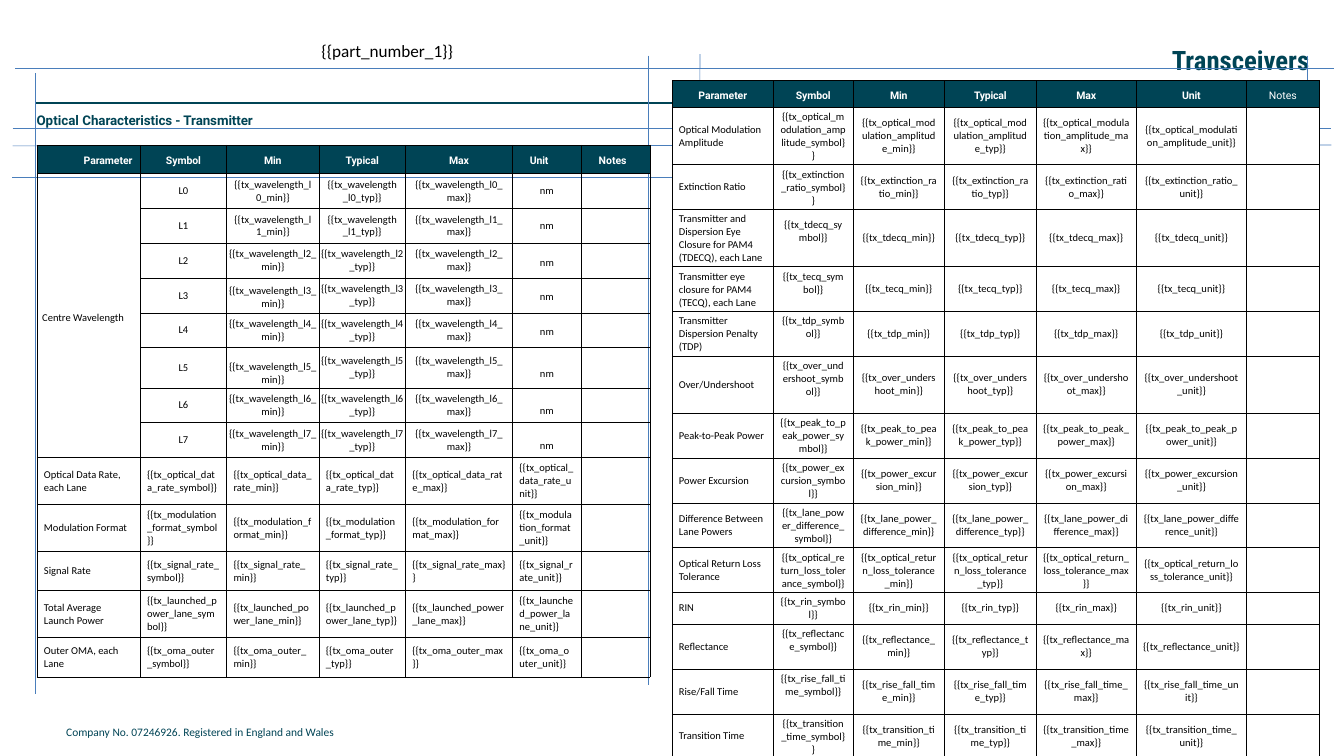
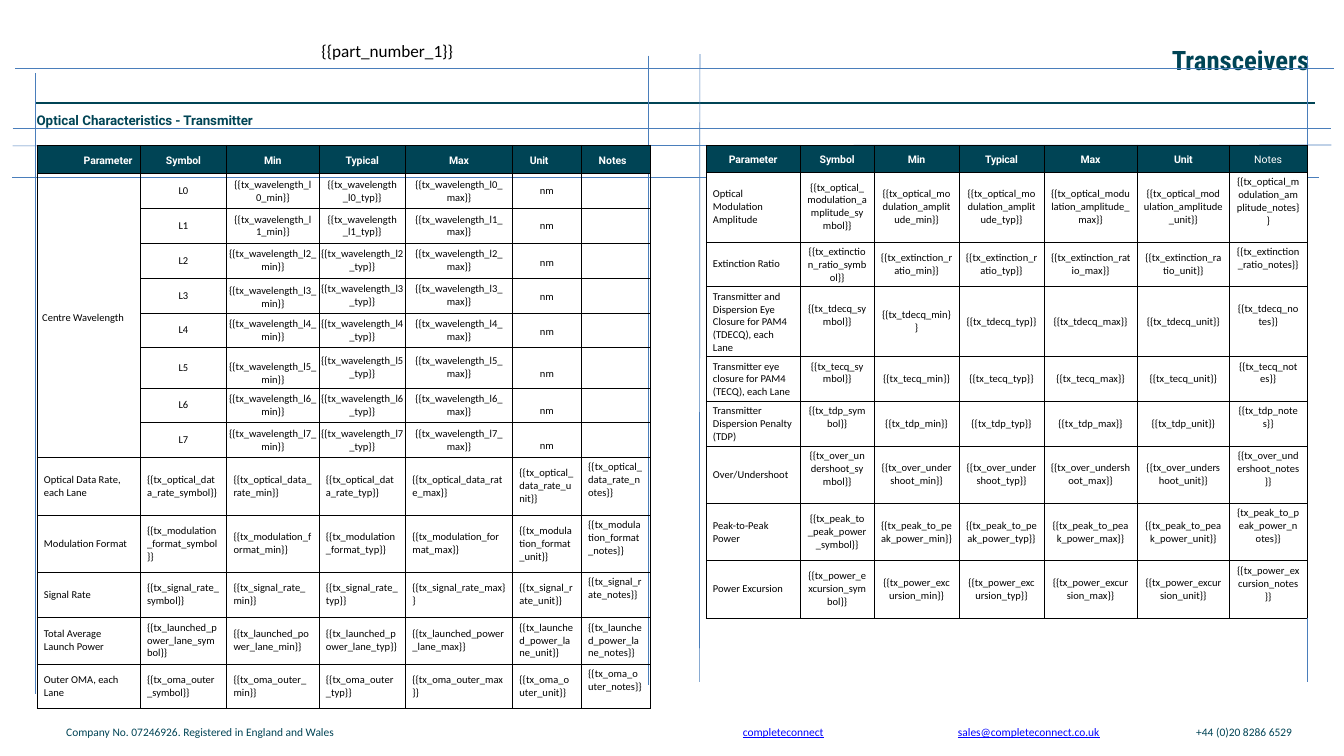
Before and after one commit to Sofiavenizelos/pptx-filler, a slide deck: slide 5 of template.pptx. Drawn at 1344x756 pixels with LibreOffice and Linux fonts; fonts in the diff are those of the drawing; background and template pictures are left out. Boxes give left, top, right and bottom in pixels: in the first picture for what was removed or moved away, otherwise in the second. Text is boxed around its words. In the diff, an @@ line names an element or a change of style, - is before the commit and + after.

```diff
--- a/template.pptx
+++ b/template.pptx
@@ table at (37,145,650,708) @@
-row 10, column 7: 
+row 10, column 7: {{tx_optical_data_rate_notes}}
-row 11, column 7: 
+row 11, column 7: {{tx_modulation_format_notes}}
-row 12, column 7: 
+row 12, column 7: {{tx_signal_rate_notes}}
-row 13, column 7: 
+row 13, column 7: {{tx_launched_power_lane_notes}}
-row 14, column 7: 
+row 14, column 7: {{tx_oma_outer_notes}}
@@ table at (706,145,1306,617) @@
-row 2: Optical Modulation Amplitude | {{tx_optical_modulation_amplitude_symbol}} | {{tx_optical_modulation_amplitude_min}} | {{tx_optical_modulation_amplitude_typ}} | {{tx_optical_modulation_amplitude_max}} | {{tx_optical_modulation_amplitude_unit}} | 
-row 3: Extinction Ratio | {{tx_extinction_ratio_symbol}} | {{tx_extinction_ratio_min}} | {{tx_extinction_ratio_typ}} | {{tx_extinction_ratio_max}} | {{tx_extinction_ratio_unit}} | 
-row 4: Transmitter and Dispersion Eye Closure for PAM4 (TDECQ), each Lane | {{tx_tdecq_symbol}} | {{tx_tdecq_min}} | {{tx_tdecq_typ}} | {{tx_tdecq_max}} | {{tx_tdecq_unit}} | 
-row 5: Transmitter eye closure for PAM4 (TECQ), each Lane | {{tx_tecq_symbol}} | {{tx_tecq_min}} | {{tx_tecq_typ}} | {{tx_tecq_max}} | {{tx_tecq_unit}} | 
-row 6: Transmitter Dispersion Penalty (TDP) | {{tx_tdp_symbol}} | {{tx_tdp_min}} | {{tx_tdp_typ}} | {{tx_tdp_max}} | {{tx_tdp_unit}} | 
-row 7: Over/Undershoot | {{tx_over_undershoot_symbol}} | {{tx_over_undershoot_min}} | {{tx_over_undershoot_typ}} | {{tx_over_undershoot_max}} | {{tx_over_undershoot_unit}} | 
-row 8: Peak-to-Peak Power | {{tx_peak_to_peak_power_symbol}} | {{tx_peak_to_peak_power_min}} | {{tx_peak_to_peak_power_typ}} | {{tx_peak_to_peak_power_max}} | {{tx_peak_to_peak_power_unit}} | 
-row 9: Power Excursion | {{tx_power_excursion_symbol}} | {{tx_power_excursion_min}} | {{tx_power_excursion_typ}} | {{tx_power_excursion_max}} | {{tx_power_excursion_unit}} | 
-row 10: Difference Between Lane Powers | {{tx_lane_power_difference_symbol}} | {{tx_lane_power_difference_min}} | {{tx_lane_power_difference_typ}} | {{tx_lane_power_difference_max}} | {{tx_lane_power_difference_unit}} | 
-row 11: Optical Return Loss Tolerance | {{tx_optical_return_loss_tolerance_symbol}} | {{tx_optical_return_loss_tolerance_min}} | {{tx_optical_return_loss_tolerance_typ}} | {{tx_optical_return_loss_tolerance_max}} | {{tx_optical_return_loss_tolerance_unit}} | 
-row 12: RIN | {{tx_rin_symbol}} | {{tx_rin_min}} | {{tx_rin_typ}} | {{tx_rin_max}} | {{tx_rin_unit}} | 
-row 13: Reflectance | {{tx_reflectance_symbol}} | {{tx_reflectance_min}} | {{tx_reflectance_typ}} | {{tx_reflectance_max}} | {{tx_reflectance_unit}} | 
-row 14: Rise/Fall Time | {{tx_rise_fall_time_symbol}} | {{tx_rise_fall_time_min}} | {{tx_rise_fall_time_typ}} | {{tx_rise_fall_time_max}} | {{tx_rise_fall_time_unit}} | 
-row 15: Transition Time | {{tx_transition_time_symbol}} | {{tx_transition_time_min}} | {{tx_transition_time_typ}} | {{tx_transition_time_max}} | {{tx_transition_time_unit}} | 
+row 2: Optical Modulation Amplitude | {{tx_optical_modulation_amplitude_symbol}} | {{tx_optical_modulation_amplitude_min}} | {{tx_optical_modulation_amplitude_typ}} | {{tx_optical_modulation_amplitude_max}} | {{tx_optical_modulation_amplitude_unit}} | {{tx_optical_modulation_amplitude_notes}}
+row 3: Extinction Ratio | {{tx_extinction_ratio_symbol}} | {{tx_extinction_ratio_min}} | {{tx_extinction_ratio_typ}} | {{tx_extinction_ratio_max}} | {{tx_extinction_ratio_unit}} | {{tx_extinction_ratio_notes}}
+row 4: Transmitter and Dispersion Eye Closure for PAM4 (TDECQ), each Lane | {{tx_tdecq_symbol}} | {{tx_tdecq_min}} | {{tx_tdecq_typ}} | {{tx_tdecq_max}} | {{tx_tdecq_unit}} | {{tx_tdecq_notes}}
+row 5: Transmitter eye closure for PAM4 (TECQ), each Lane | {{tx_tecq_symbol}} | {{tx_tecq_min}} | {{tx_tecq_typ}} | {{tx_tecq_max}} | {{tx_tecq_unit}} | {{tx_tecq_notes}}
+row 6: Transmitter Dispersion Penalty (TDP) | {{tx_tdp_symbol}} | {{tx_tdp_min}} | {{tx_tdp_typ}} | {{tx_tdp_max}} | {{tx_tdp_unit}} | {{tx_tdp_notes}}
+row 7: Over/Undershoot | {{tx_over_undershoot_symbol}} | {{tx_over_undershoot_min}} | {{tx_over_undershoot_typ}} | {{tx_over_undershoot_max}} | {{tx_over_undershoot_unit}} | {{tx_over_undershoot_notes}}
+row 8: Peak-to-Peak Power | {{tx_peak_to_peak_power_symbol}} | {{tx_peak_to_peak_power_min}} | {{tx_peak_to_peak_power_typ}} | {{tx_peak_to_peak_power_max}} | {{tx_peak_to_peak_power_unit}} | {tx_peak_to_peak_power_notes}}
+row 9: Power Excursion | {{tx_power_excursion_symbol}} | {{tx_power_excursion_min}} | {{tx_power_excursion_typ}} | {{tx_power_excursion_max}} | {{tx_power_excursion_unit}} | {{tx_power_excursion_notes}}
@@ table: place and size @@
-table at (672,80,1319,756)
+table at (706,145,1306,617)
```
Also in this commit, not shown: 2 other slides changed, 1 slide added, 1 other file.
